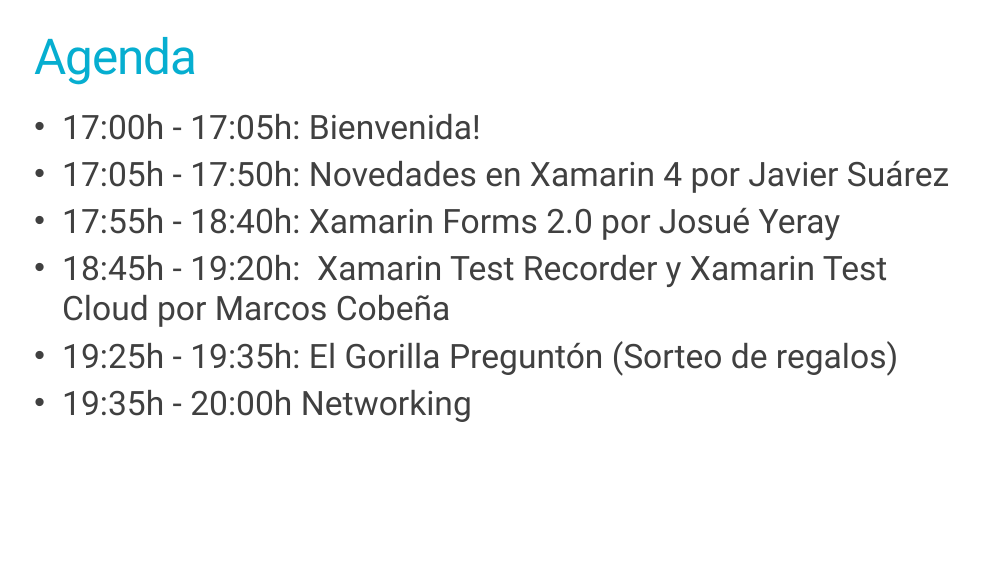
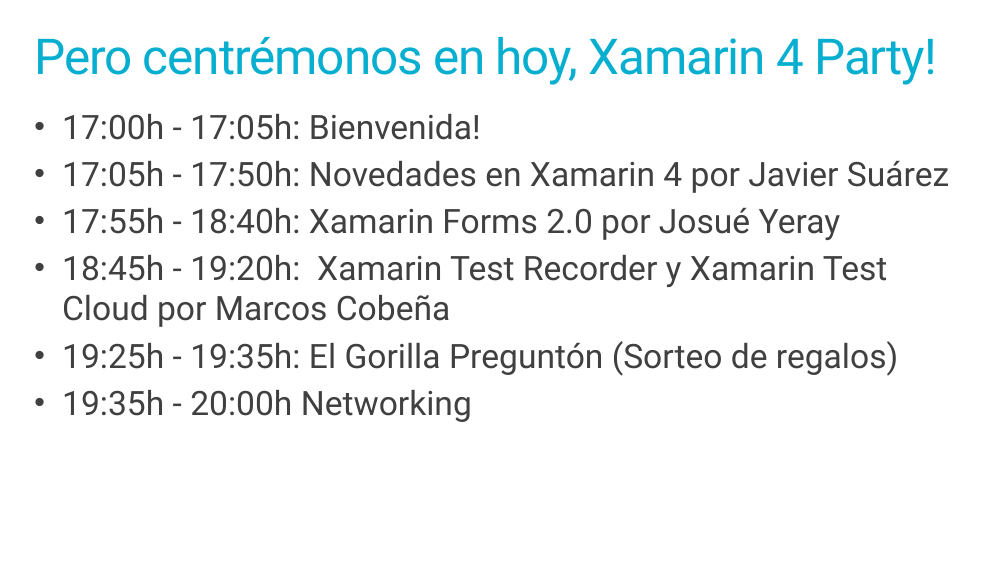
Before and after one commit to jsuarezruiz/Events, a slide deck: slide 5 of Xamarin 4 Party/01. Xamarin 4 Welcome.pptx (slide 4 before the commit). Drawn at 1008x567 pixels with LibreOffice and Linux fonts; fonts in the diff are those of the drawing. Boxes give left, top, right and bottom in pixels: in the first picture for what was removed or moved away, otherwise in the second. Text is boxed around its words. In the diff, an @@ line names an element or a change of style, - is before the commit and + after.

Commit message:
Updated PPTX

```diff
--- a/Xamarin 4 Party/01. Xamarin 4 Welcome.pptx
+++ b/Xamarin 4 Party/01. Xamarin 4 Welcome.pptx
@@ title at (x1=34, y1=37, x2=937, y2=85): text changed @@
-Agenda
+Pero centrémonos en hoy, Xamarin 4 Party!
```
Also in this commit, not shown: 2 slides added, 1 other file.
